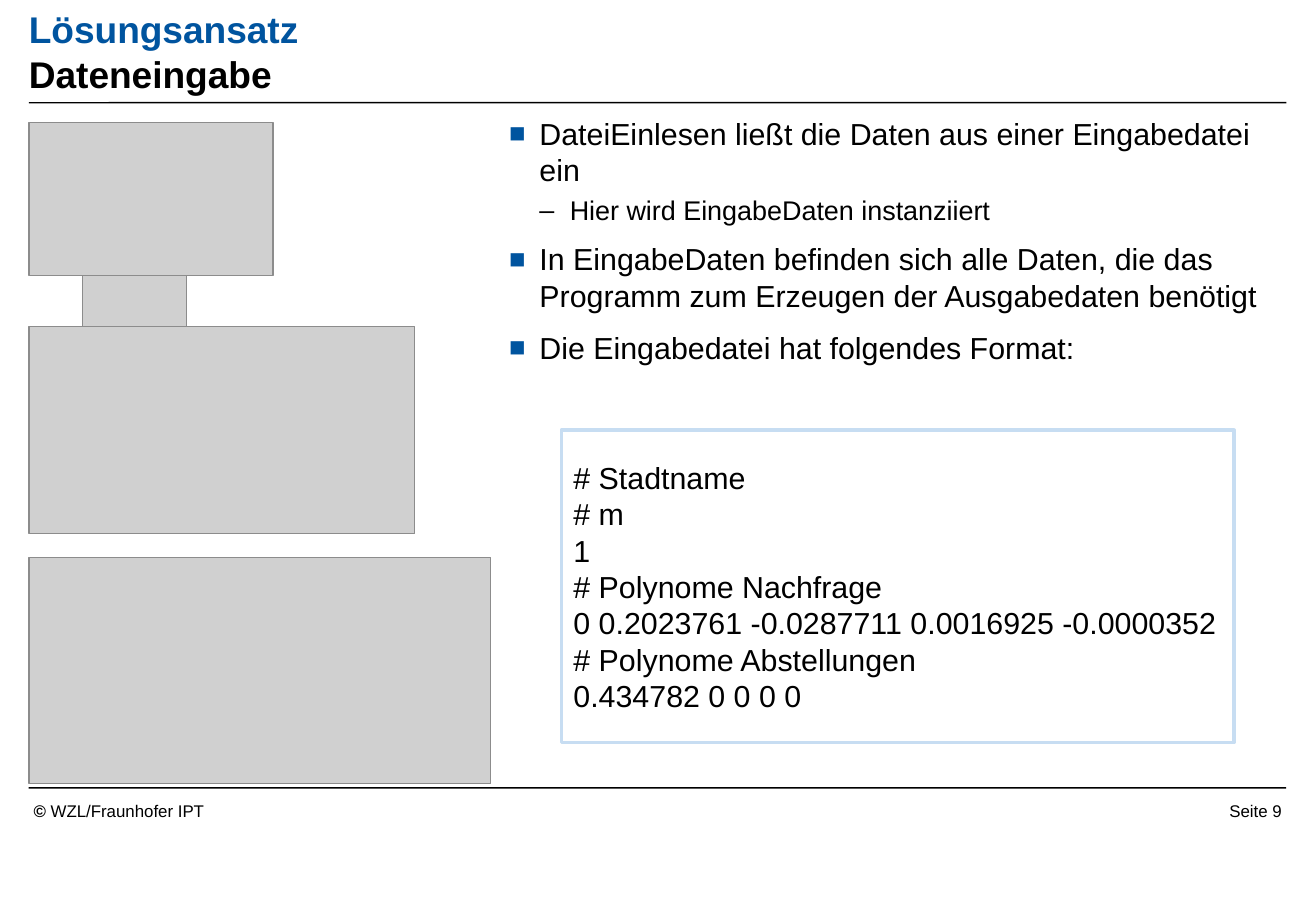
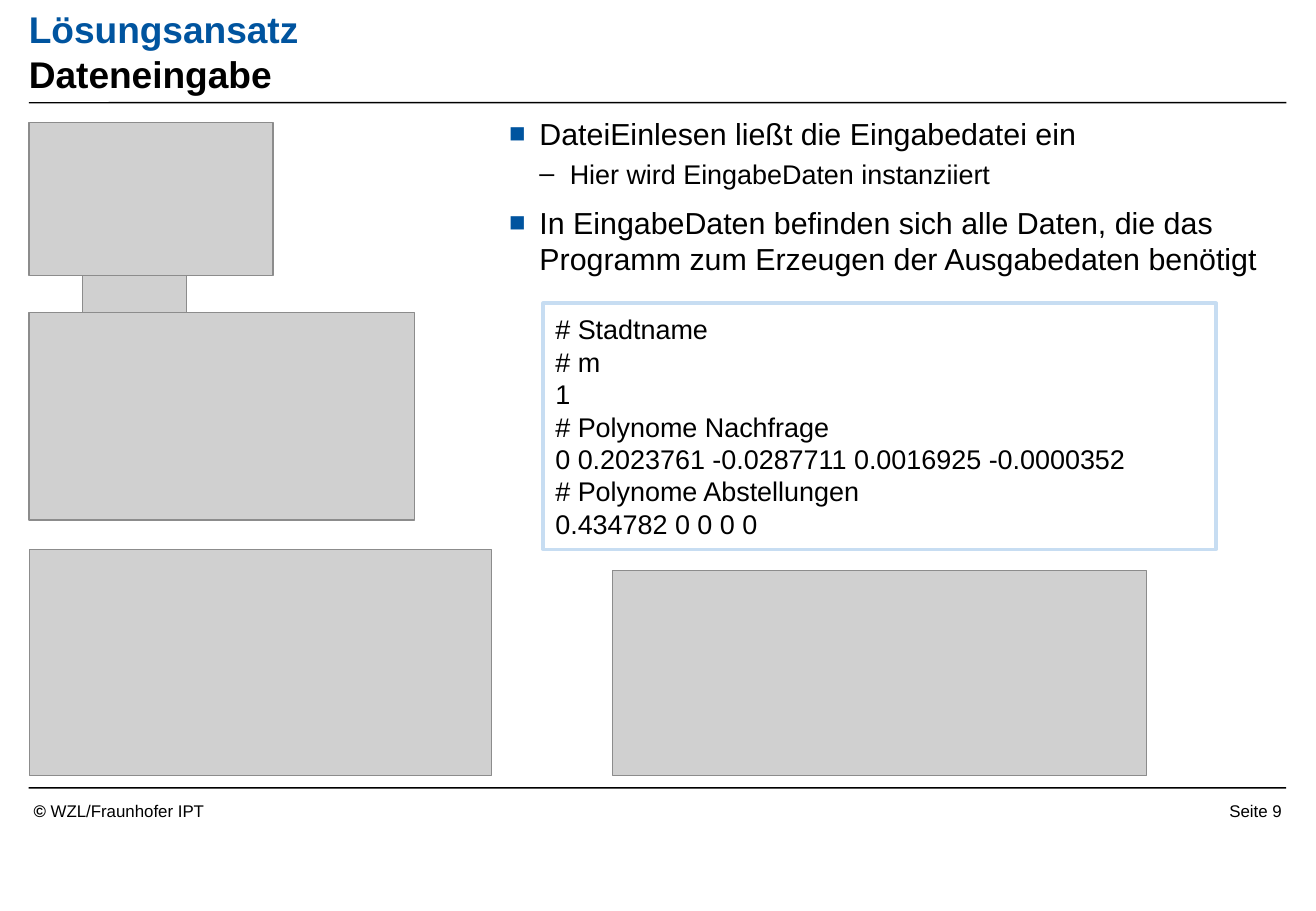
Before and after one commit to Readock/IHK2017, a slide deck: slide 9 of Vortrag/Vortrag Überarbeitet.pptx. Drawn at 1316x911 pixels with LibreOffice and Linux fonts; fonts in the diff are those of the drawing; grey boxes stand for pictures; background and template pictures are left out. Boxes give left, top, right and bottom in pixels: in the first picture for what was removed or moved away, otherwise in the second. Text is boxed around its words. In the diff, an @@ line names an element or a change of style, - is before the commit and + after.

```diff
--- a/Vortrag/Vortrag Überarbeitet.pptx
+++ b/Vortrag/Vortrag Überarbeitet.pptx
@@ text at <box>539,123,1076,151</box>: text changed @@
-■ DateiEinlesen ließt die Daten aus einer Eingabedatei ein
+■ DateiEinlesen ließt die Eingabedatei ein
@@ picture: place and size @@
-picture at <box>29,327,416,535</box>
+picture at <box>29,312,416,520</box>
@@ rectangle "# Stadtname": place and size @@
-rectangle "# Stadtname" at <box>561,430,1235,742</box>
+rectangle "# Stadtname" at <box>543,304,1216,550</box>
@@ rectangle "# Stadtname" at <box>543,304,1216,550</box>: size 18 to 16 pt @@
@@ text at <box>539,337,1075,365</box>: paragraph removed @@
-■ Die Eingabedatei hat folgendes Format:
@@ picture: place and size @@
-picture at <box>29,558,491,784</box>
+picture at <box>29,549,491,775</box>
@@ picture added at <box>612,571,1147,776</box> @@
```
Also in this commit, not shown: 4 other slides changed, 2 other files.
